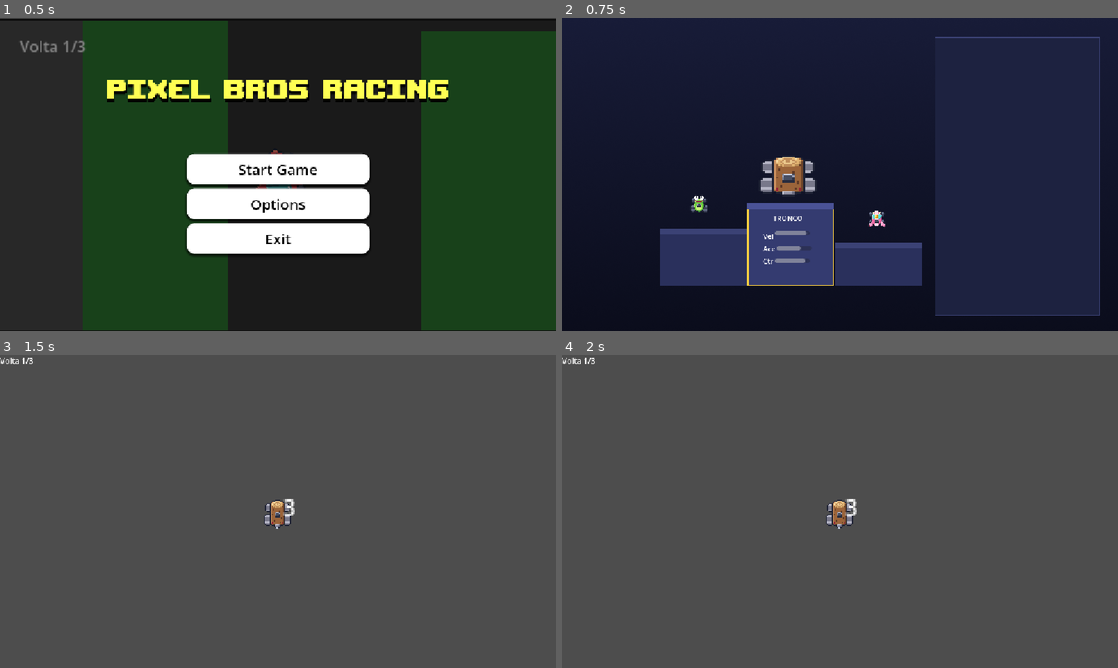
Above: before the commit, frames 1-4 (two rows, left to right).
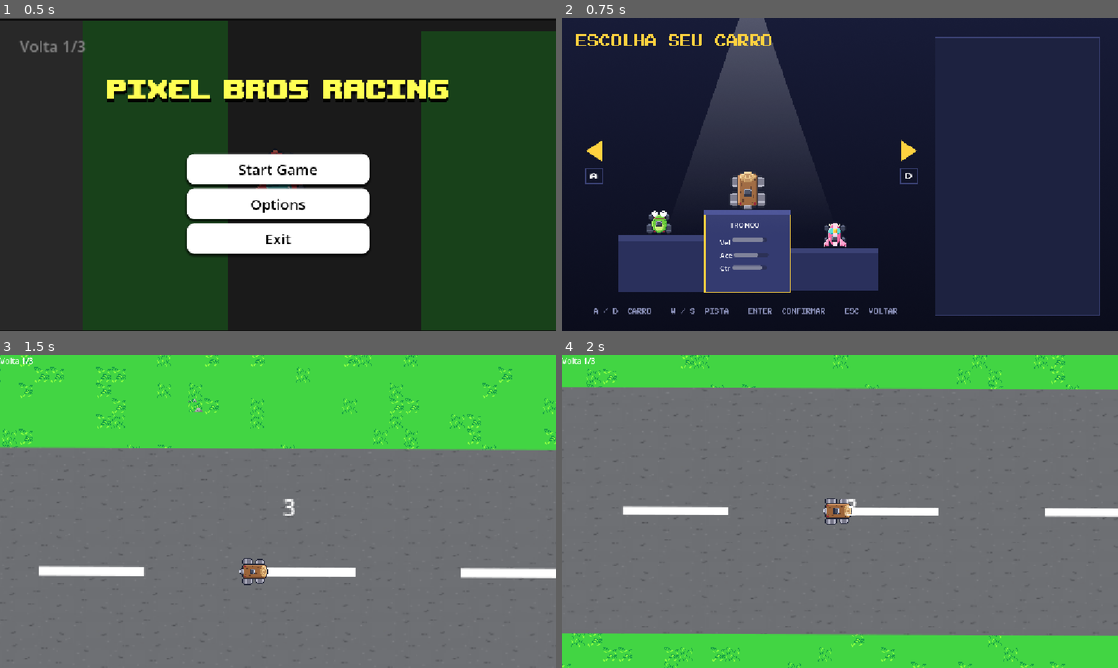
Above: after the commit, the same moments.

Repository: Blue-Raccoon-Interactive/Pixel-Bros-Racing
Game: Godot game, scene res://scenes/main/main_menu.tscn
Two runs of this game, one before a commit and one after it. Both use one fixed random seed, a clock stepped at 60 frames per second and the inputs below.
Inputs (mouse positions are in pixels of both pictures, inside the frame that each line leads up to):
- Up to frame 1 (0.5 s): no input
- Up to frame 2 (0.75 s): click "Start Game" at 0.5 s
- Up to frame 3 (1.5 s): tap Enter (ui_accept) at 1.25 s; move the mouse to (400, 495) at 1.27 s; hold D (steer_right) from 1.28 s (still down); click (400, 495) at 1.42 s
- Up to frame 4 (2 s): keep holding D (steer_right); tap Enter (ui_accept) at 1.52, 1.82 s

Frame 1 is identical in both runs. In frame 2, 15% of the frame differs, in the area x 2-65%, y 0-95%; in frame 3, 99%, in the area x 0-100%, y 0-100%; in frame 4, 99%.

Commit message:
Update Ui Elementes

Diff:
--- a/scenes/karts/kart_01.tscn
+++ b/scenes/karts/kart_01.tscn
@@ -1,7 +1,6 @@
 [gd_scene format=3 uid="uid://b0a4jrn1nhqyk"]
 
 [ext_resource type="PackedScene" uid="uid://xajx7fi7oihb" path="res://scenes/karts/kart_base.tscn" id="1_72f8g"]
-[ext_resource type="Texture2D" uid="uid://b3atd56utxepq" path="res://assets/sprites/carros/carros_parados/carro_01.png" id="2_hiopq"]
 [ext_resource type="Texture2D" uid="uid://dasobubruvsh8" path="res://assets/sprites/carros/kart_car_2camadas_AVANCANDO.png" id="2_q4apb"]
 [ext_resource type="Texture2D" uid="uid://1w6owc7rgjpn" path="res://assets/sprites/carros/kart_car_2camadas_FREANDO.png" id="3_hiopq"]
 [ext_resource type="Texture2D" uid="uid://q1shf40vmjk4" path="res://assets/sprites/carros/kart_car_2camadas_RE.png" id="4_27c3h"]
@@ -145,7 +144,6 @@
 [node name="Kart" unique_id=645485632 instance=ExtResource("1_72f8g")]
 kart_name = "Fuguete"
 archetype = "Speedster"
-kart_sprite_texture = ExtResource("2_hiopq")
 max_speed = 490.0
 acceleration = 290.0
 rotation_speed = 2.2
--- a/scenes/ui/game_state.gd
+++ b/scenes/ui/game_state.gd
@@ -20,5 +20,5 @@
 ]
 
 var selected_kart: int = 3
-var selected_track: int = 1
+var selected_track: int = 2
 var has_selection: bool = false
--- a/scenes/ui/selection.tscn
+++ b/scenes/ui/selection.tscn
@@ -7,6 +7,10 @@
 [ext_resource type="Texture2D" uid="uid://cmqih2pr61w6b" path="res://assets/sprites/ui/podium_right.png" id="4_m37p4"]
 [ext_resource type="Texture2D" uid="uid://bsrr4bbex4fnp" path="res://assets/sprites/ui/Holofote.png" id="5_6r1ha"]
 [ext_resource type="Texture2D" uid="uid://bc3vxwylda6s6" path="res://assets/sprites/ui/tracks_panel.png" id="6_qqkct"]
+[ext_resource type="Texture2D" uid="uid://bq4obyi1x1bu0" path="res://assets/sprites/ui/Seta direita.png" id="8_qqkct"]
+[ext_resource type="Texture2D" uid="uid://cp2wcttsf6eqv" path="res://assets/sprites/ui/Seta esquerda.png" id="9_tkd11"]
+[ext_resource type="Texture2D" uid="uid://dgkuxegf4dahm" path="res://assets/sprites/ui/Dicas de teclas.png" id="10_xvrlp"]
+[ext_resource type="Texture2D" uid="uid://tmdwrvwhth4m" path="res://assets/sprites/ui/Título.png" id="11_rv2dv"]
 
 [node name="Selection" type="Control" unique_id=1462546679]
 layout_mode = 3
@@ -34,35 +38,40 @@
 anchors_preset = -1
 anchor_right = 0.017
 anchor_bottom = 0.031000001
-offset_left = 204.00002
-offset_top = 437.0
-offset_right = 403.32
-offset_bottom = 565.76
+offset_left = 115.0
+offset_top = 450.0
+offset_right = 314.32
+offset_bottom = 578.76
 scale = Vector2(0.9, 0.9)
 texture = ExtResource("2_ew0wu")
 
 [node name="TextureRect" type="TextureRect" parent="Control/Podium_left" unique_id=1564325694]
-layout_mode = 0
-offset_left = 68.88889
-offset_top = -77.77778
-offset_right = 108.88889
-offset_bottom = -37.77778
+texture_filter = 1
+layout_mode = 0
+offset_left = 65.55556
+offset_top = -61.11111
+offset_right = 125.55555
+offset_bottom = -1.1111107
+expand_mode = 1
+stretch_mode = 5
 
 [node name="Podium_center" type="TextureRect" parent="Control" unique_id=1393930473]
 layout_mode = 0
-offset_left = 384.0
-offset_top = 384.0
-offset_right = 584.0
-offset_bottom = 574.0
+offset_left = 295.0
+offset_top = 398.0
+offset_right = 495.0
+offset_bottom = 588.0
 scale = Vector2(0.9, 0.9)
 texture = ExtResource("3_awt6l")
 
 [node name="TextureRect" type="TextureRect" parent="Control/Podium_center" unique_id=539687240]
-layout_mode = 0
-offset_left = 26.66666
-offset_top = -110.0
-offset_right = 161.11108
-offset_bottom = -15.555542
+texture_filter = 1
+layout_mode = 0
+offset_left = 55.0
+offset_top = -90.0
+offset_right = 145.0
+expand_mode = 1
+stretch_mode = 5
 
 [node name="VBoxContainer" type="VBoxContainer" parent="Control/Podium_center" unique_id=209131501]
 layout_mode = 1
@@ -136,27 +145,28 @@
 
 [node name="Podium_right" type="TextureRect" parent="Control" unique_id=785766301]
 layout_mode = 0
-offset_left = 565.0
-offset_top = 465.00003
-offset_right = 765.0
-offset_bottom = 565.0
+offset_left = 475.00006
+offset_top = 476.00003
+offset_right = 675.00006
+offset_bottom = 576.0
 scale = Vector2(0.9, 0.9)
 texture = ExtResource("4_m37p4")
 
 [node name="TextureRect" type="TextureRect" parent="Control/Podium_right" unique_id=1662124486]
-layout_mode = 0
-offset_left = 76.66667
-offset_top = -74.44448
-offset_right = 116.66667
-offset_bottom = -34.44448
+texture_filter = 1
+layout_mode = 0
+offset_left = 69.99994
+offset_top = -58.888924
+offset_right = 129.99994
+offset_bottom = 1.1110764
+expand_mode = 1
+stretch_mode = 5
 
 [node name="Holofote" type="TextureRect" parent="." unique_id=328909231]
-visible = false
-layout_mode = 0
-offset_left = 295.0
-offset_top = -9.0
-offset_right = 695.0
-offset_bottom = 491.0
+layout_mode = 0
+offset_left = 213.0
+offset_right = 613.0
+offset_bottom = 500.0
 scale = Vector2(0.9, 0.9)
 texture = ExtResource("5_6r1ha")
 
@@ -174,3 +184,35 @@
 grow_vertical = 2
 scale = Vector2(0.9, 0.9)
 texture = ExtResource("6_qqkct")
+
+[node name="Right" type="TextureRect" parent="." unique_id=1391941530]
+layout_mode = 0
+offset_left = 700.0
+offset_top = 253.0
+offset_right = 740.0
+offset_bottom = 353.0
+texture = ExtResource("8_qqkct")
+
+[node name="Left" type="TextureRect" parent="." unique_id=1039514752]
+layout_mode = 0
+offset_left = 48.0
+offset_top = 253.0
+offset_right = 88.0
+offset_bottom = 353.0
+texture = ExtResource("9_tkd11")
+
+[node name="Tips" type="TextureRect" parent="." unique_id=2102297495]
+layout_mode = 0
+offset_left = 66.0
+offset_top = 601.0
+offset_right = 696.0
+offset_bottom = 614.0
+texture = ExtResource("10_xvrlp")
+
+[node name="Title" type="TextureRect" parent="." unique_id=1495724397]
+layout_mode = 0
+offset_left = 29.0
+offset_top = 34.0
+offset_right = 434.0
+offset_bottom = 59.0
+texture = ExtResource("11_rv2dv")
Binary file added: assets/sprites/ui/Dicas de teclas.png
Not shown, added: assets/sprites/ui/Dicas de teclas.png.import
Binary file added: assets/sprites/ui/Seta direita.png
Not shown, added: assets/sprites/ui/Seta direita.png.import
Binary file added: assets/sprites/ui/Seta esquerda.png
Not shown, added: assets/sprites/ui/Seta esquerda.png.import
Binary file added: assets/sprites/ui/Título.png
Not shown, added: assets/sprites/ui/Título.png.import
